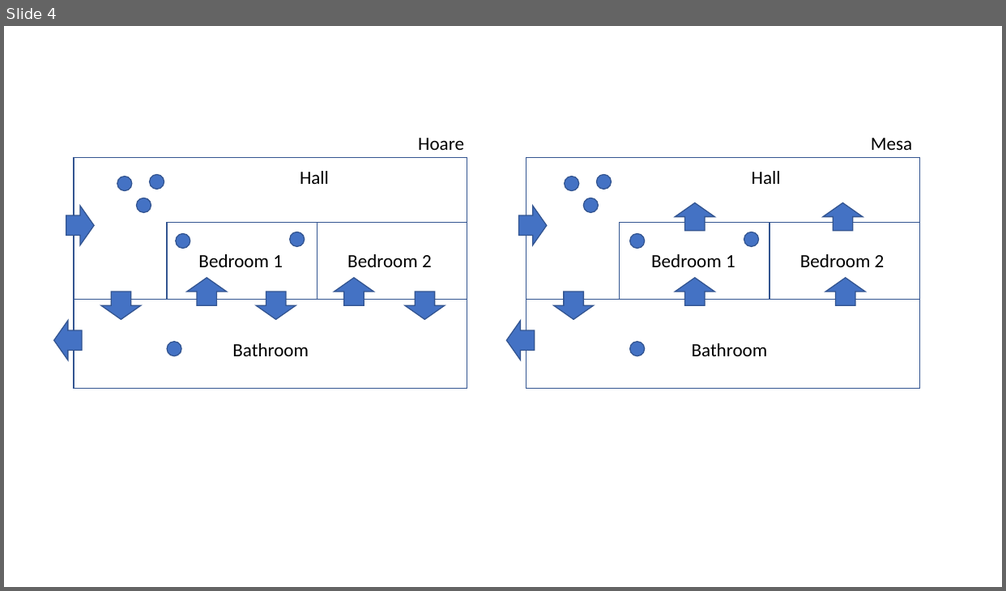
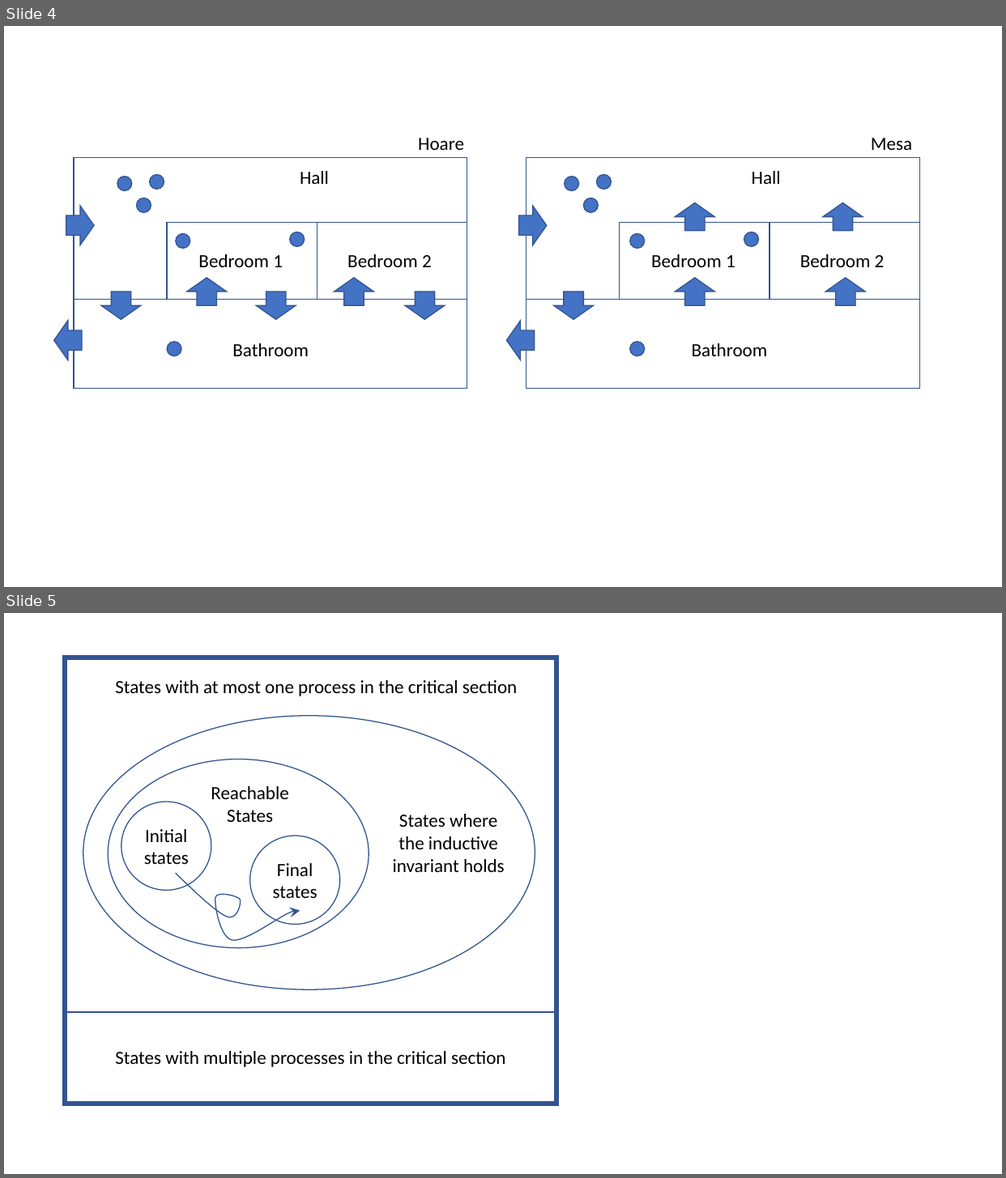
Before and after one commit to harmonylang/harmony, a slide deck: book/figures.pptx. Shown one above the other, each under a label of ours: slide 4 before the commit, slides 4 and 5 after it. The pictures are 1006x591 and 1006x1178 pixels, drawn with LibreOffice and Linux fonts; fonts in the diff are those of the drawing. Boxes give left, top, right and bottom in pixels: in the first picture for what was removed or moved away, otherwise in the second. Text is boxed around its words. In the diff, an @@ line names an element or a change of style, - is before the commit and + after.

```diff
--- a/book/figures.pptx
+++ b/book/figures.pptx
@@ slide 5 added at (x1=4, y1=613, x2=1002, y2=1174), background #FFFFFF @@
@@ rectangle added at (x1=65, y1=658, x2=556, y2=1012), outline #325491 1 pt @@
@@ rectangle added at (x1=65, y1=658, x2=556, y2=1104), outline #325491 4.5 pt @@
@@ text added at (x1=115, y1=680, x2=517, y2=696), 18 pt, text #000000 @@
+States with at most one process in the critical section
@@ ellipse added at (x1=83, y1=716, x2=535, y2=990), outline #325491 1 pt @@
@@ ellipse added at (x1=108, y1=759, x2=368, y2=948), outline #325491 1 pt @@
@@ ellipse added at (x1=121, y1=802, x2=211, y2=890), outline #325491 1 pt, 18 pt, text #000000 @@
+Initial
+states
@@ text added at (x1=211, y1=786, x2=288, y2=822), 18 pt, text #000000 @@
+Reachable States
@@ text added at (x1=393, y1=814, x2=505, y2=872), 18 pt, text #000000 @@
+States where the inductive invariant holds
@@ ellipse added at (x1=250, y1=836, x2=340, y2=924), outline #325491 1 pt, 18 pt, text #000000 @@
+Final
+states
@@ freeform shape added at (x1=176, y1=874, x2=300, y2=941), outline #325491 1 pt @@
@@ rectangle added at (x1=65, y1=1013, x2=556, y2=1102), outline #325491 1 pt, 18 pt, text #000000 @@
+States with multiple processes in the critical section
```
Also in this commit, not shown: 7 other files.
